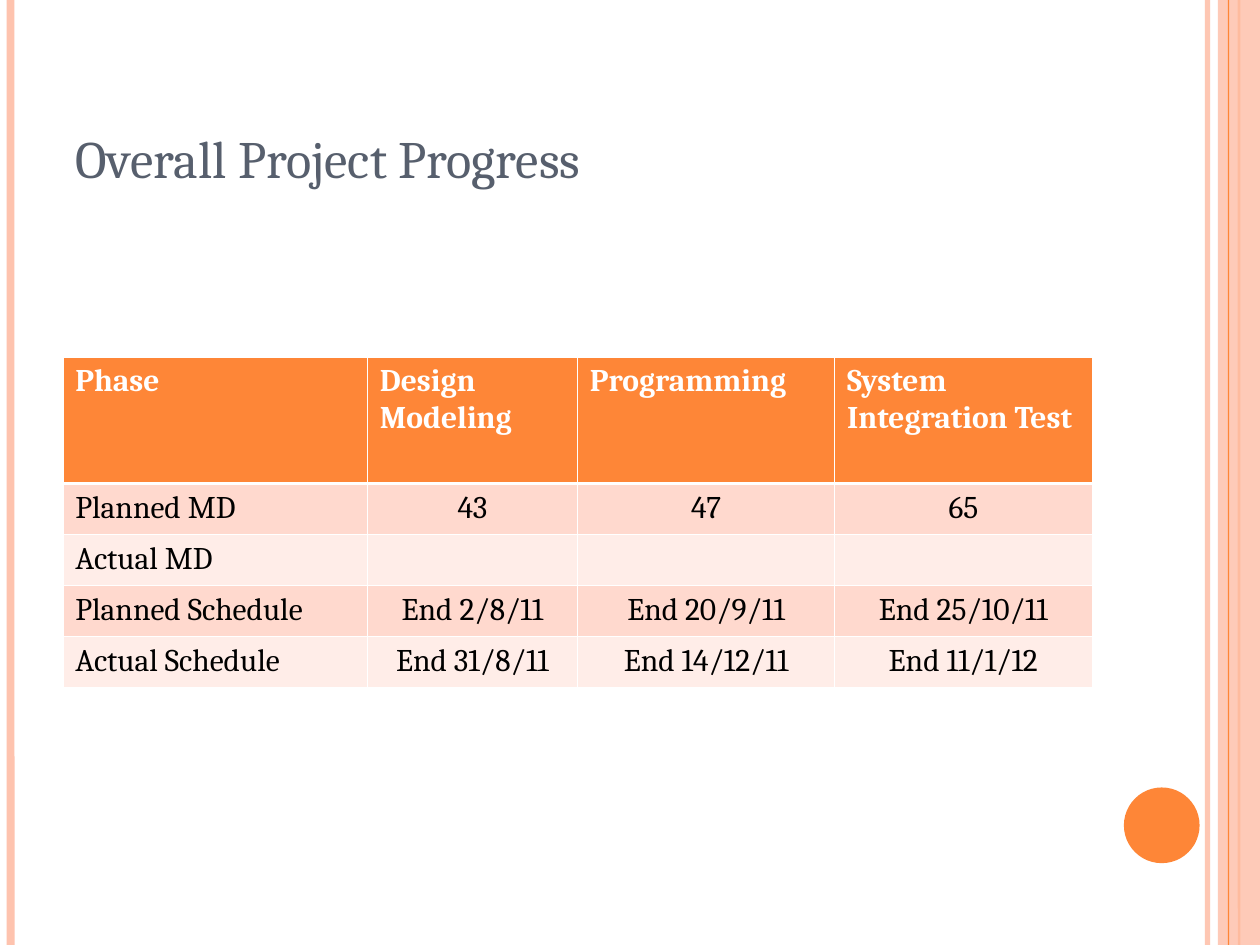
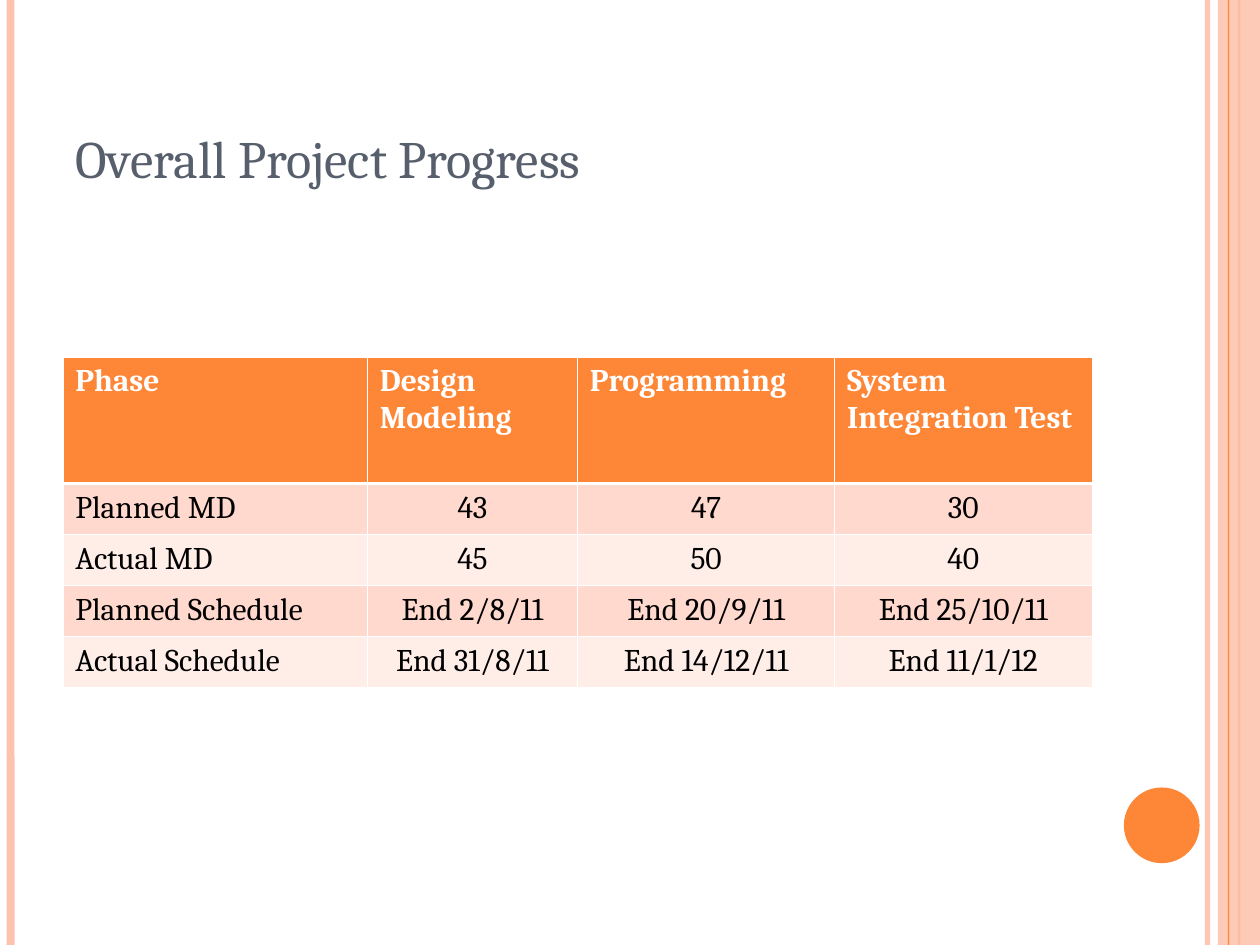
Before and after one commit to rankorth/cylinders-orders-management-system, a slide deck: slide 12 of Documentation/Management/Communications/Internal Correspondence/MTech Presentation [14 Jan 2012] (Ba Tien) v0.1.ppt. Drawn at 1260x945 pixels with LibreOffice and Linux fonts; fonts in the diff are those of the drawing. Boxes give left, top, right and bottom in pixels: in the first picture for what was removed or moved away, otherwise in the second. Text is boxed around its words. In the diff, an @@ line names an element or a change of style, - is before the commit and + after.

```diff
--- a/Documentation/Management/Communications/Internal Correspondence/MTech Presentation [14 Jan 2012] (Ba Tien) v0.1.ppt
+++ b/Documentation/Management/Communications/Internal Correspondence/MTech Presentation [14 Jan 2012] (Ba Tien) v0.1.ppt
@@ table at bbox=[63, 357, 1092, 687] @@
-row 2, column 4: 65
+row 2, column 4: 30
-row 3: Actual MD |  |  | 
+row 3: Actual MD | 45 | 50 | 40
```
Also in this commit, not shown: 6 other slides changed.
